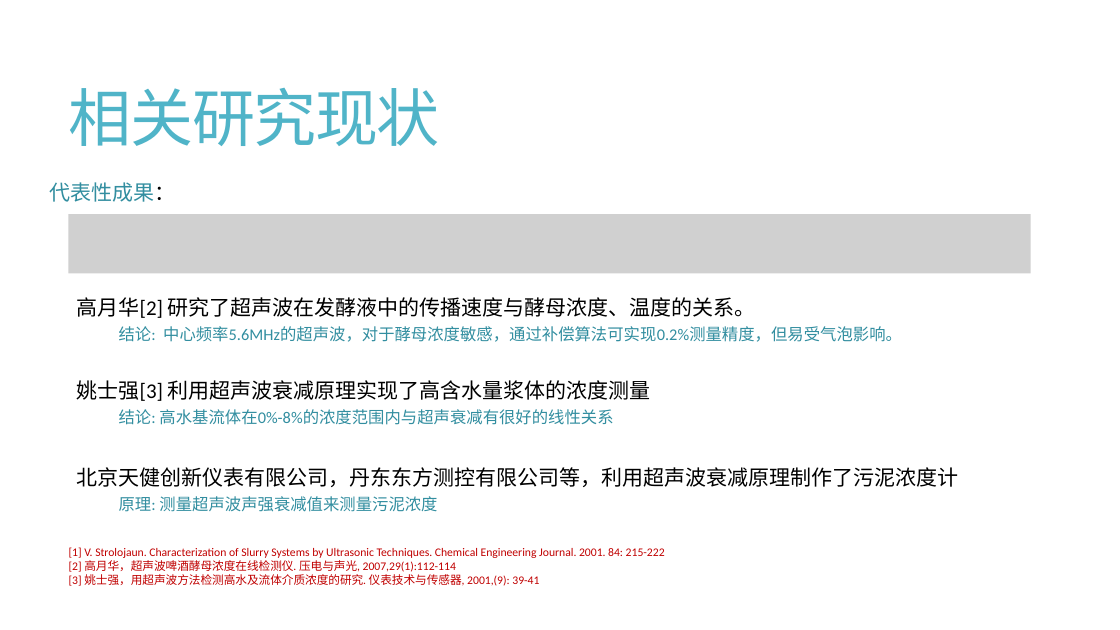
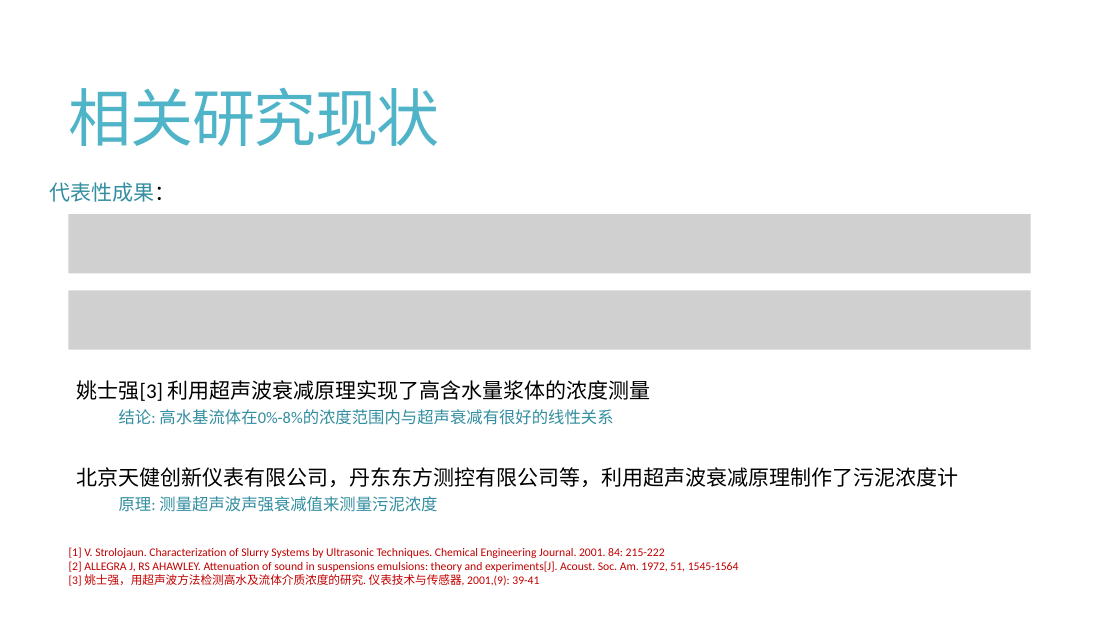
Before and after one commit to Travis-MA/UltrasonicConcMeter, a slide deck: slide 5 of 机器学习超声波浓度计.pptx. Drawn at 1120x630 pixels with LibreOffice and Linux fonts; fonts in the diff are those of the drawing; grey boxes stand for pictures. Boxes give left, top, right and bottom in pixels: in the first picture for what was removed or moved away, otherwise in the second. Text is boxed around its words. In the diff, an @@ line names an element or a change of style, - is before the commit and + after.

```diff
--- a/机器学习超声波浓度计.pptx
+++ b/机器学习超声波浓度计.pptx
@@ picture added at box(68, 291, 1030, 350) @@
@@ text removed at box(77, 297, 902, 342) @@
-高月华[2] 研究了超声波在发酵液中的传播速度与酵母浓度、温度的关系。
-结论: 中心频率5.6MHz的超声波，对于酵母浓度敏感，通过补偿算法可实现0.2%测量精度，但易受气泡影响。
@@ text at box(69, 561, 739, 572): text changed @@
-[2] 高月华，超声波啤酒酵母浓度在线检测仪. 压电与声光, 2007,29(1):112-114
+[2] ALLEGRA J, RS AHAWLEY. Attenuation of sound in suspensions emulsions: theory and experiments[J]. Acoust. Soc. Am. 1972, 51, 1545-1564
```
Also in this commit, not shown: 6 other slides changed, 1 slide added, 1 slide removed, 4 other files.
